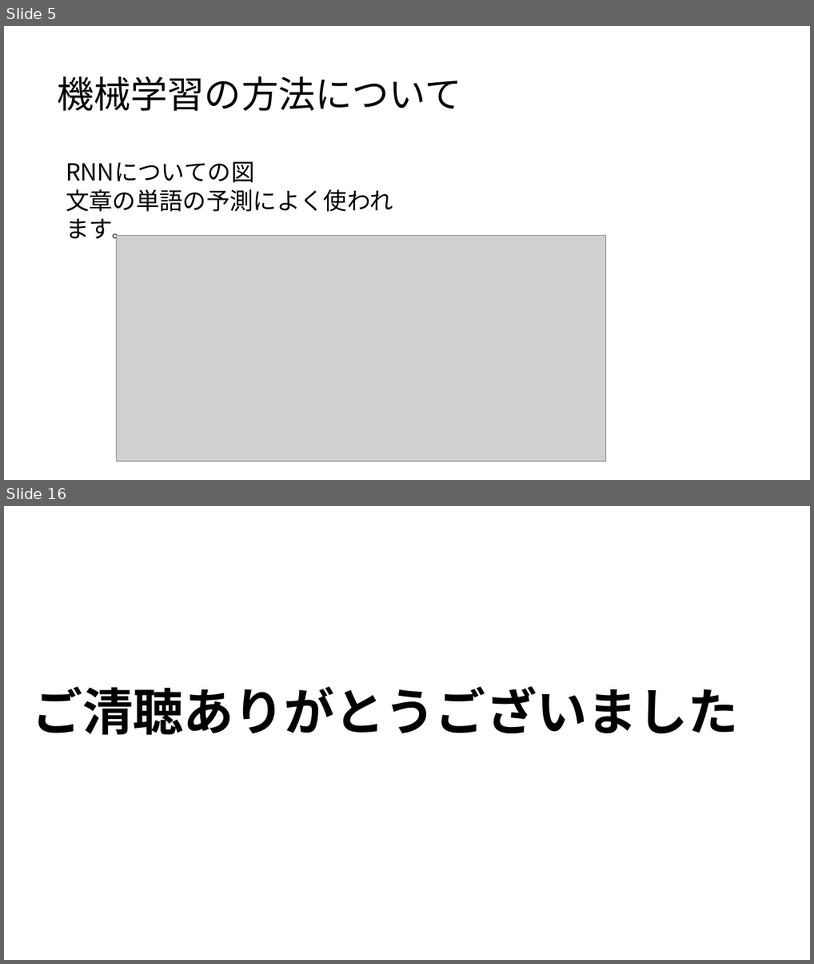
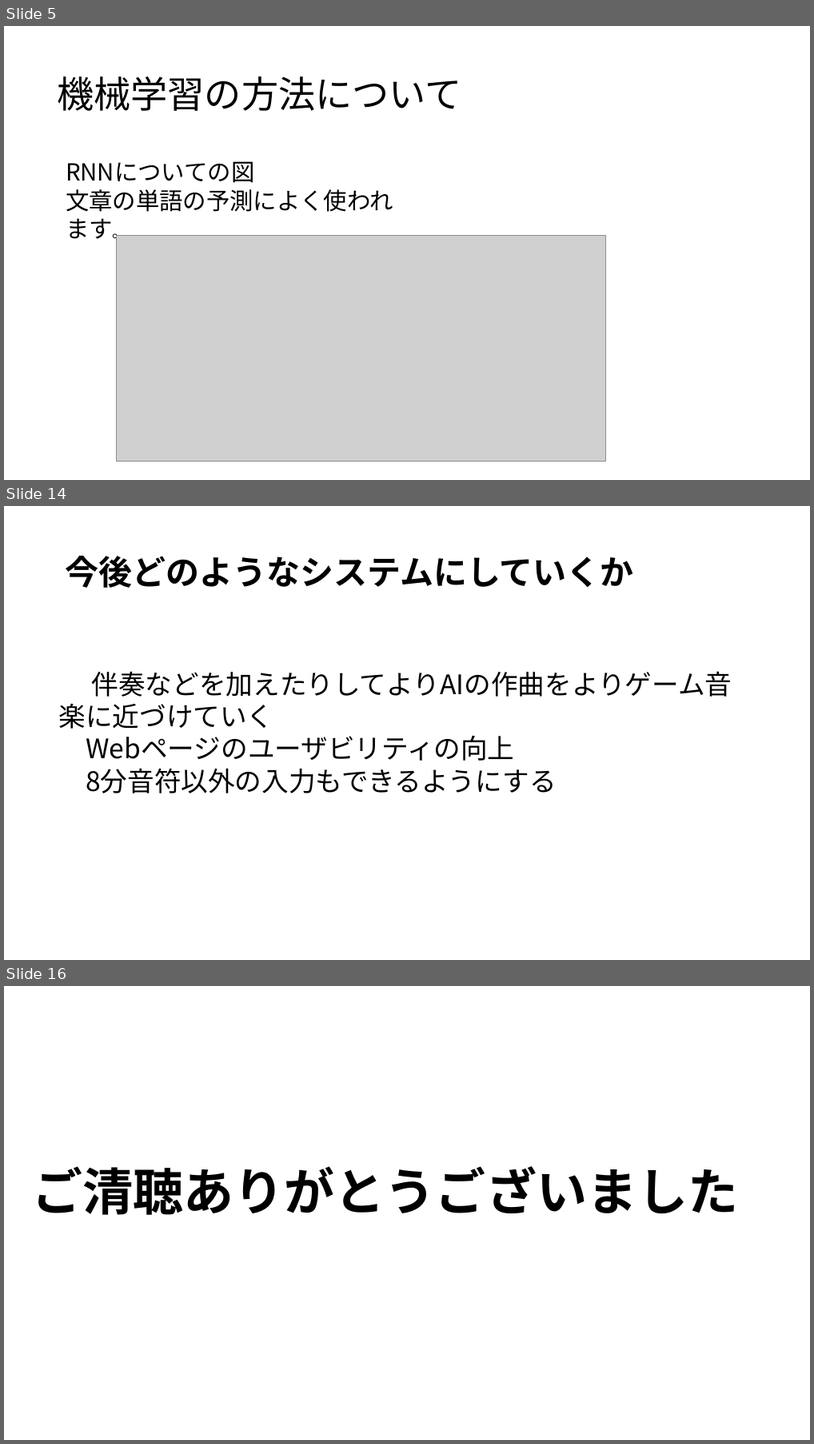
Before and after one commit to yoshitake266/bitComposer_prj, a slide deck: presentation/bit Composer2.pptx. Shown one above the other, each under a label of ours: slides 5 and 16 before the commit, slides 5, 14 and 16 after it; the slides between them are not shown. The pictures are 814x964 and 814x1444 pixels, drawn with LibreOffice and Linux fonts; fonts in the diff are those of the drawing; grey boxes stand for pictures. Boxes give left, top, right and bottom in pixels: in the first picture for what was removed or moved away, otherwise in the second. Text is boxed around its words. In the diff, an @@ line names an element or a change of style, - is before the commit and + after.

```diff
--- a/presentation/bit Composer2.pptx
+++ b/presentation/bit Composer2.pptx
@@ slide 14 added at [4,506,810,960], background #FFFFFF @@
@@ title added at [66,556,634,588], 40 pt, text #000000, bold @@
+今後どのようなシステムにしていくか
@@ text added at [86,671,733,793], 32 pt, text #000000 @@
+伴奏などを加えたりしてよりAIの作曲をよりゲーム音楽に近づけていく
+Webページのユーザビリティの向上
+8分音符以外の入力もできるようにする
```
Also in this commit, not shown: 12 slides changed, 1 other slide added, 2 slides removed.
